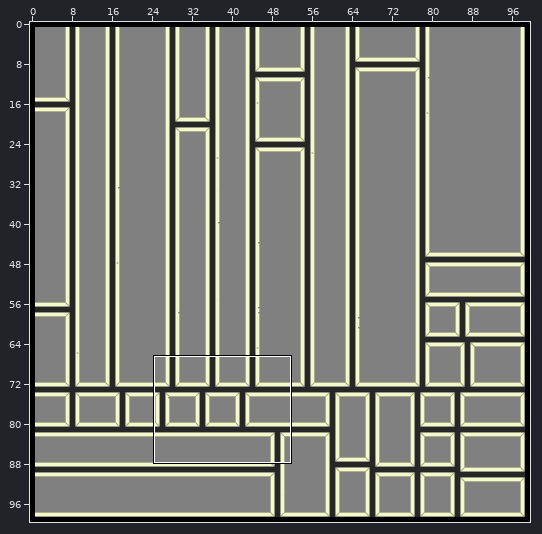
Two states of a Tiled map, desktop/Maps/test.tmx. The first picture is a wide view before the edit; the outline marks the close-up.
Close-up. As it was:
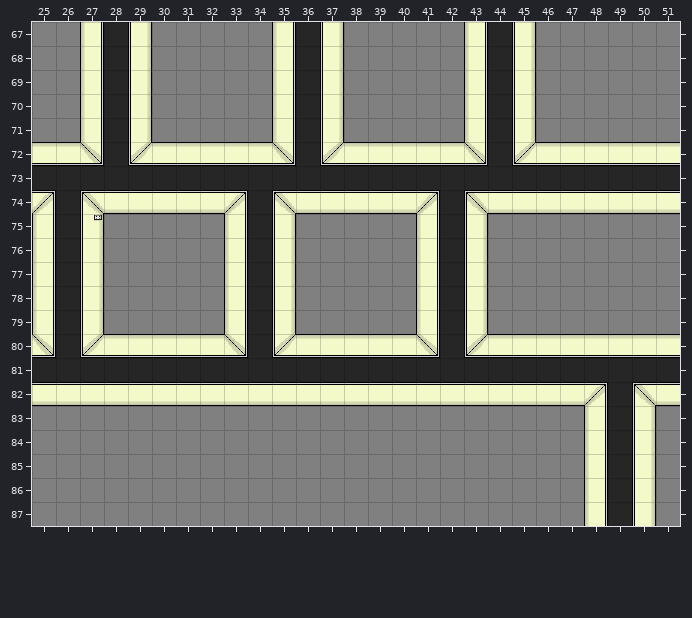
Cells are 32x32 px. Shown: x 25..51, y 67..87. The commit also changed other parts of the map, which this record leaves out.
After the commit:
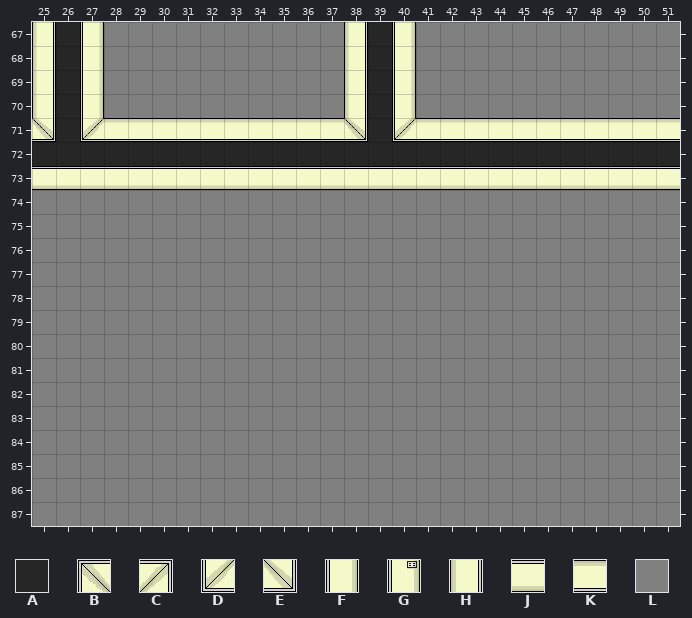
Key: from "Office01": A 0, B 2, C 3, D 4, E 5, F 10, G 11, H 20, J 30, K 40, L 50.
_ is an empty cell, . an unchanged one.
What changed:
--- layer "tileLayer"
@@ x 25..51 @@
-67 LLHAF.....HAFLLL..HAF......
-68 LLHAF.....HAFLLL..HAF......
-69 LLHAF.....HAFLLL..HAF......
-70 LLHAF.....HAFLLL..HAF......
-71 LLHAFLLLLLHAFLLLLLHAFLLLLLL
-72 KKE.DKKKKKE.DKKKKKE.DKKKKKK
-73 AAAAAAAAAAAAAAAAAAAAAAAAAAA
-74 CABJJJJJCABJJJJJCABJJJJJJJJ
-75 HAG.....HAF.....HAF........
-76 HAF.....HAF.....HAF........
-77 HAF.....HAF.....HAF........
-78 HAF.....HAF.....HAF........
-79 HAF.....HAF.....HAF........
-80 EADKKKKKEADKKKKKEADKKKKKKKK
-81 AAAAAAAAAAAAAAAAAAAAAAAAAAA
-82 JJJJJJJJJJJJJJJJJJJJJJJCABJ
-83 .......................HAF.
-84 .......................HAF.
-85 .......................HAF.
-86 .......................HAF.
-87 .......................HAF.
+67 HAFLL.....LLLHAF..LLL......
+68 HAFLL.....LLLHAF..LLL......
+69 HAFLL.....LLLHAF..LLL......
+70 HAFLL.....LLLHAF..LLL......
+71 EADKKKKKKKKKKEADKKKKKKKKKKK
+72 AAA.AAAAAAA.AAAAAAA.AAAAAAA
+73 JJJJJJJJJJJJJJJJJJJJJJJJJJJ
+74 LLLLLLLLLLLLLLLLLLLLLLLLLLL
+75 LLL.....LLL.....LLL........
+76 LLL.....LLL.....LLL........
+77 LLL.....LLL.....LLL........
+78 LLL.....LLL.....LLL........
+79 LLL.....LLL.....LLL........
+80 LLLLLLLLLLLLLLLLLLLLLLLLLLL
+81 LLLLLLLLLLLLLLLLLLLLLLLLLLL
+82 LLLLLLLLLLLLLLLLLLLLLLLLLLL
+83 .......................LLL.
+84 .......................LLL.
+85 .......................LLL.
+86 .......................LLL.
+87 .......................LLL.
Boxes around the changes in both close-ups, in picture pixels (x1, y1, x2, y2):
changed: (32, 22, 680, 526)
